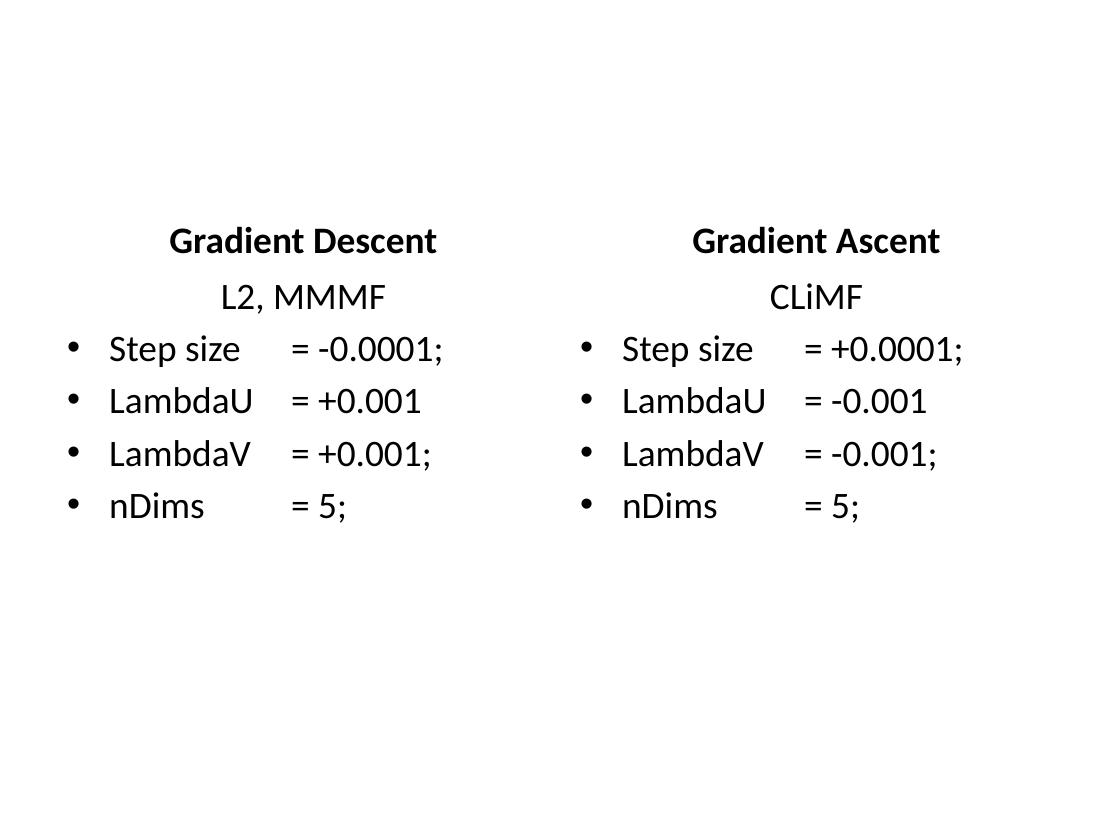
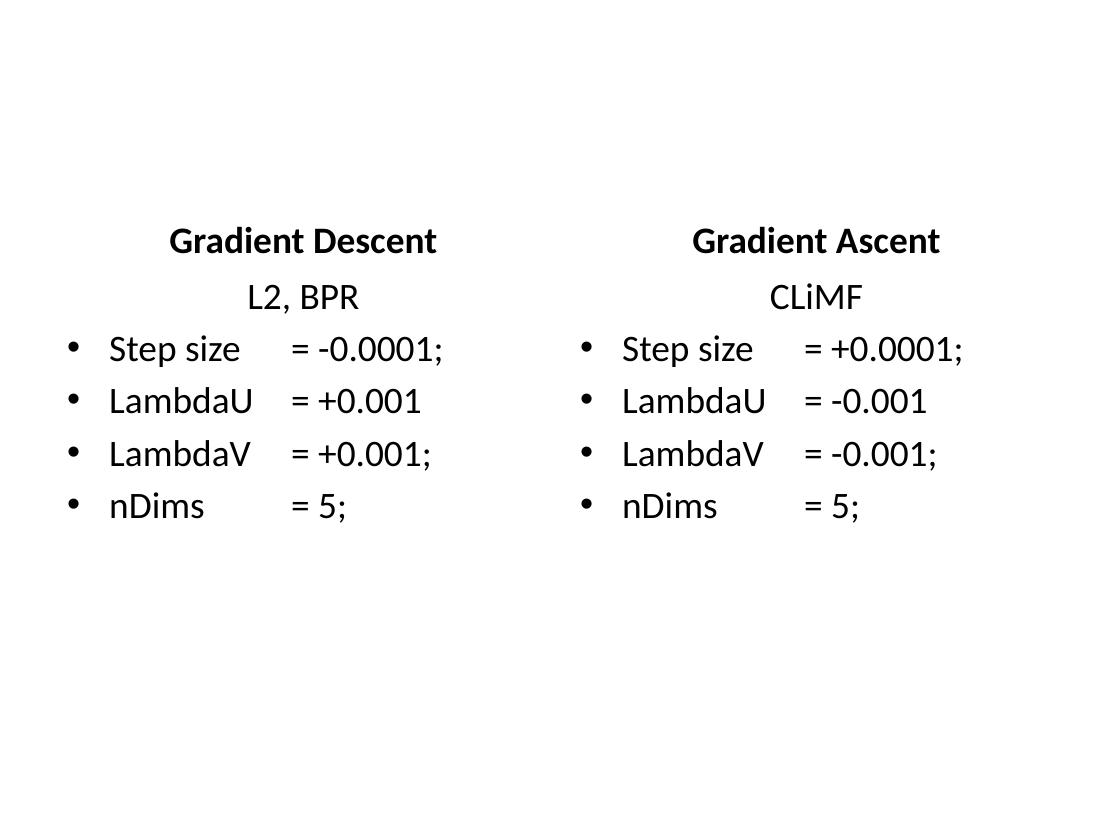
Before and after one commit to jamestklo/MatrixFactorizationMatlab, a slide deck: slide 22 of cs534L-SAGmf.pptx. Drawn at 1120x840 pixels with LibreOffice and Linux fonts; fonts in the diff are those of the drawing; grey boxes stand for pictures. Boxes give left, top, right and bottom in pixels: in the first picture for what was removed or moved away, otherwise in the second. Text is boxed around its words. In the diff, an @@ line names an element or a change of style, - is before the commit and + after.

```diff
--- a/cs534L-SAGmf.pptx
+++ b/cs534L-SAGmf.pptx
@@ text at [247, 284, 360, 314]: text changed @@
-L2, MMMF
+L2, BPR
```
Also in this commit, not shown: 10 other slides changed, 1 slide removed.
